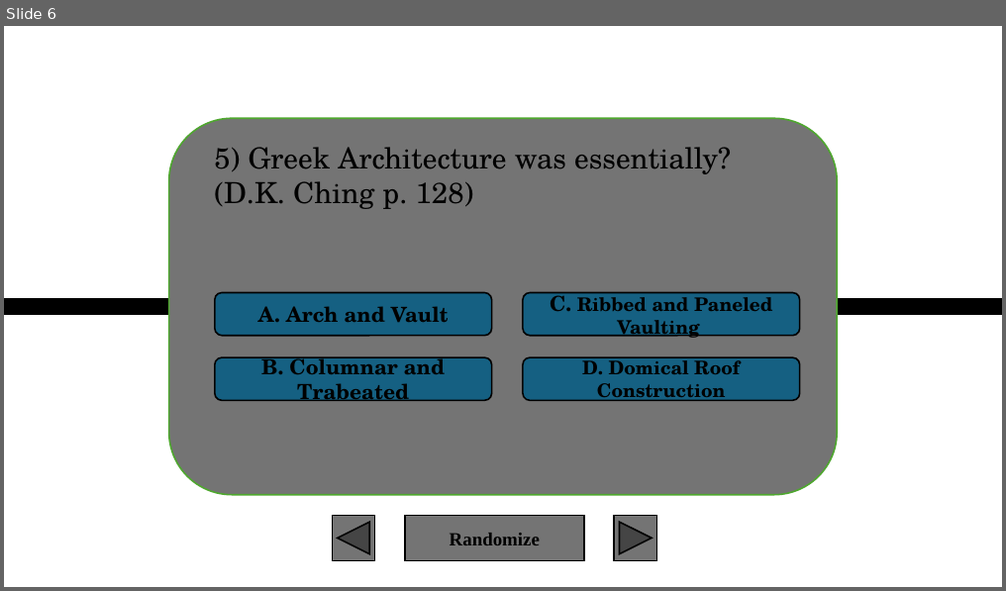
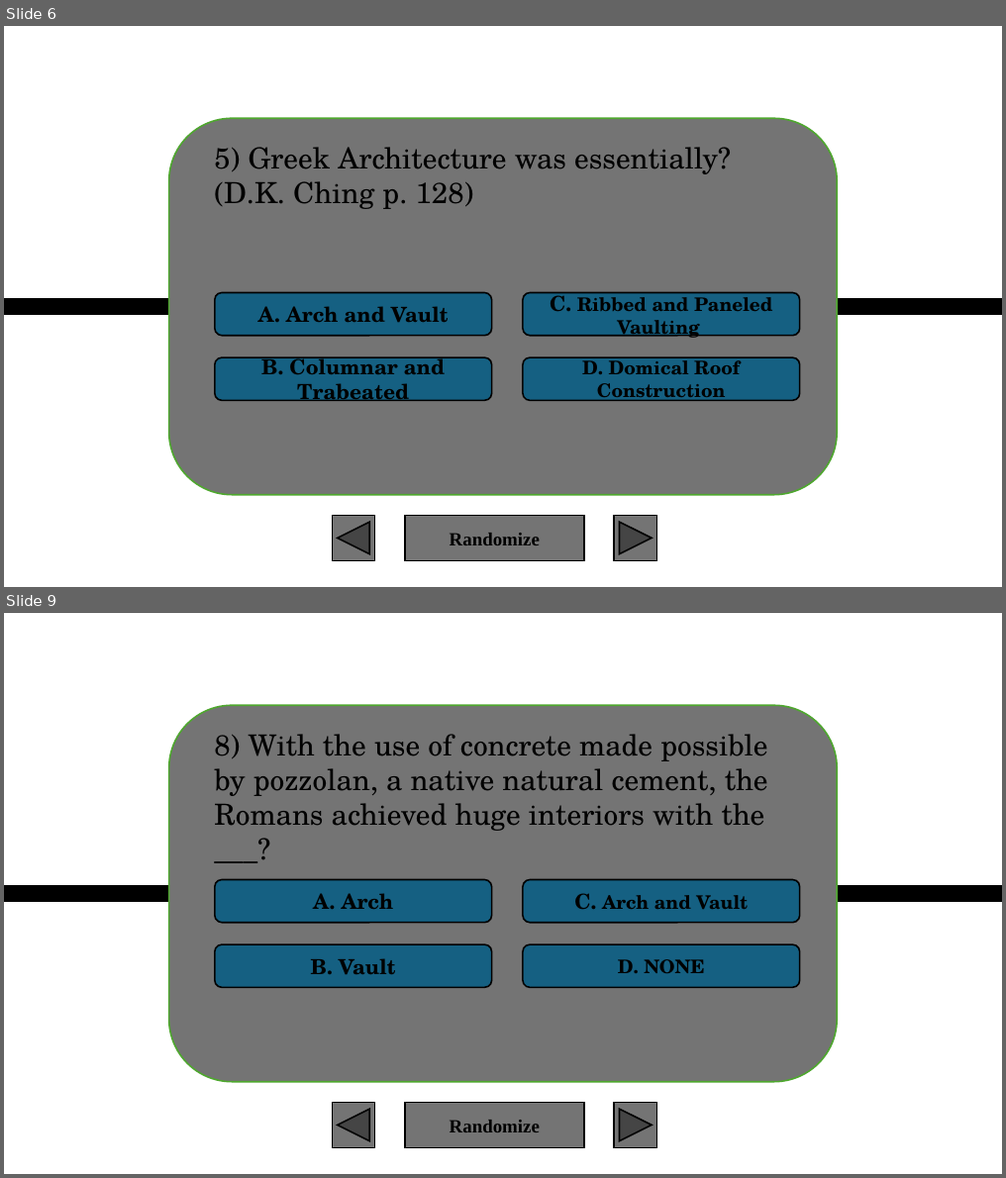
Before and after one commit to XIvanSolomonX/Archi-Reviewer, a slide deck: HOA.pptx.pptm. Shown one above the other, each under a label of ours: slide 6 before the commit, slides 6 and 9 after it; the slides between them are not shown. The pictures are 1006x591 and 1006x1178 pixels, drawn with LibreOffice and Linux fonts; fonts in the diff are those of the drawing; background and template pictures are left out. Boxes give left, top, right and bottom in pixels: in the first picture for what was removed or moved away, otherwise in the second. Text is boxed around its words. In the diff, an @@ line names an element or a change of style, - is before the commit and + after.

```diff
--- a/HOA.pptx.pptm
+++ b/HOA.pptx.pptm
@@ slide 9 added at <box>4,613,1002,1174</box>, background picture (left out) @@
@@ rounded rectangle added at <box>168,705,837,1081</box>, fill #747474, outline #4EA72E 1.5 pt @@
@@ text added at <box>214,734,768,831</box>, 28 pt, text #000000 @@
+8) With the use of concrete made possible by pozzolan, a native natural cement, the Romans achieved huge interiors with the ___?
@@ rounded rectangle added at <box>215,879,492,922</box>, fill #156082, outline #000000 1.5 pt, 20 pt, text #000000, bold @@
+A. Arch
@@ rounded rectangle added at <box>523,879,800,922</box>, fill #156082, outline #000000 1.5 pt, 18 pt, text #000000, bold @@
+C. Arch and Vault
@@ line added from (4, 894) to (1002, 894), #000000 16 pt @@
@@ rounded rectangle added at <box>215,945,492,987</box>, fill #156082, outline #000000 1.5 pt, 20 pt, text #000000, bold @@
+B. Vault
@@ rounded rectangle added at <box>523,945,800,987</box>, fill #156082, outline #000000 1.5 pt, 18 pt, text #000000, bold @@
+D. NONE
@@ action button back previous added at <box>332,1103,374,1149</box>, fill #747474, outline #000000 1.5 pt @@
@@ action button blank added at <box>405,1103,584,1149</box>, fill #747474, outline #000000 1.5 pt, 18 pt, text #000000, bold @@
+Randomize
@@ action button forward next added at <box>614,1103,656,1149</box>, fill #747474, outline #000000 1.5 pt @@
```
Also in this commit, not shown: 1 slide changed, 3 other slides added, 5 other files.
